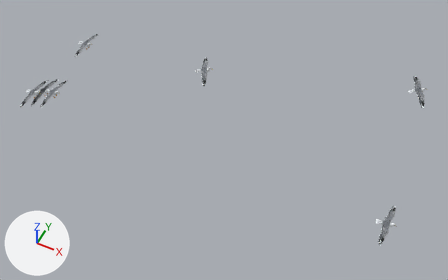
The glTF model effect.glb, before and after one commit.
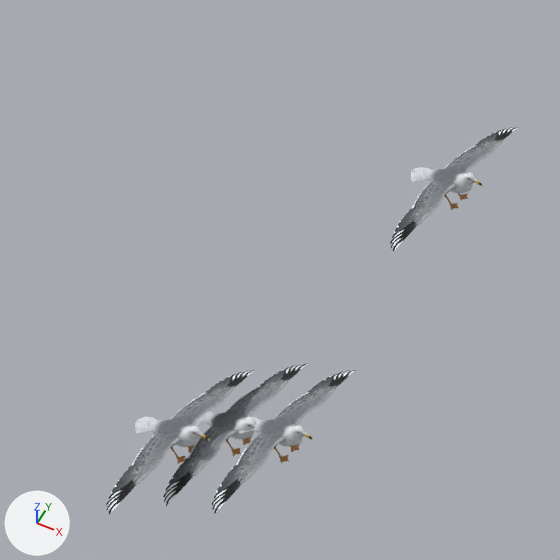
Old and new are each drawn whole from a camera (50 mm lens) standing at (1.89, -18.08, 17.51) and looking at (-5.78, -2.74, -1.67) and again close up on the part from 0% to 24% of the width and 3% to 42% of the height. Every picture has the same lights, and +X, +Y and +Z are marked at lower left. The last two pictures show the newer version. Where no turn or scale is listed for an object, it has been applied to the vertices. Vertices at exactly the same position are counted once.
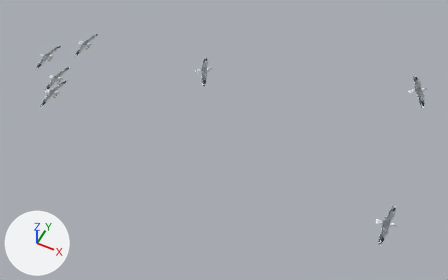
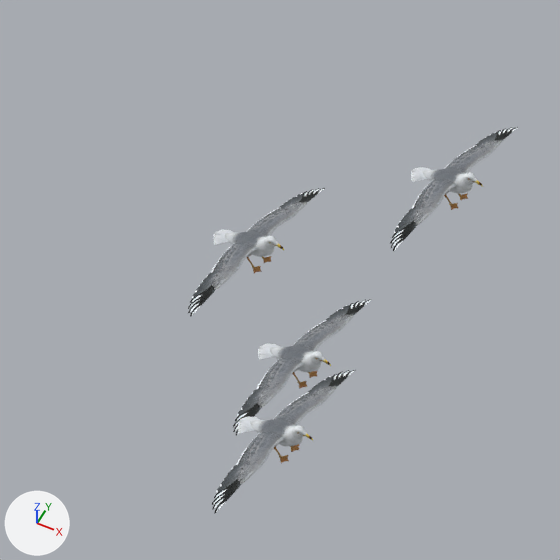
The newer file is also turned or shifted as a whole; pictures and numbers use the older file's frame.

What differs and where, as boxes (x1, y1, x2, y2) in the close-ups (560 x 560 px):
'Object_7.006', moved
    before: (106, 370, 255, 514)
    after: (188, 188, 325, 317)
'Object_7.003', moved
    before: (163, 363, 308, 506)
    after: (233, 299, 372, 436)

What changed in the scene script:
```text
Change me_mesh_0_004:
    used by ob_object_7_003; location = (-13.762, -4.158, -1.01)
    remove me_mesh_0_004.from_pydata(...)  # 3838 vertices, 5624 faces; spans x -0.37..0.4, y -0.95..0.95, z -0.26..0.12
    add me_mesh_0_004.from_pydata(...)  # 3838 vertices, 5624 faces; spans x -0.37..0.4, y -0.04..1.86, z -0.26..0.12
    me_mesh_0_004 part 1: the whole mesh is moved by (0.0, 0.91, 0.0)
Change ob_object_7_006:
    ob_object_7_006.location: (-13.933, -4.587, -0.801) -> (-14.825, -2.406, -0.801)
```
